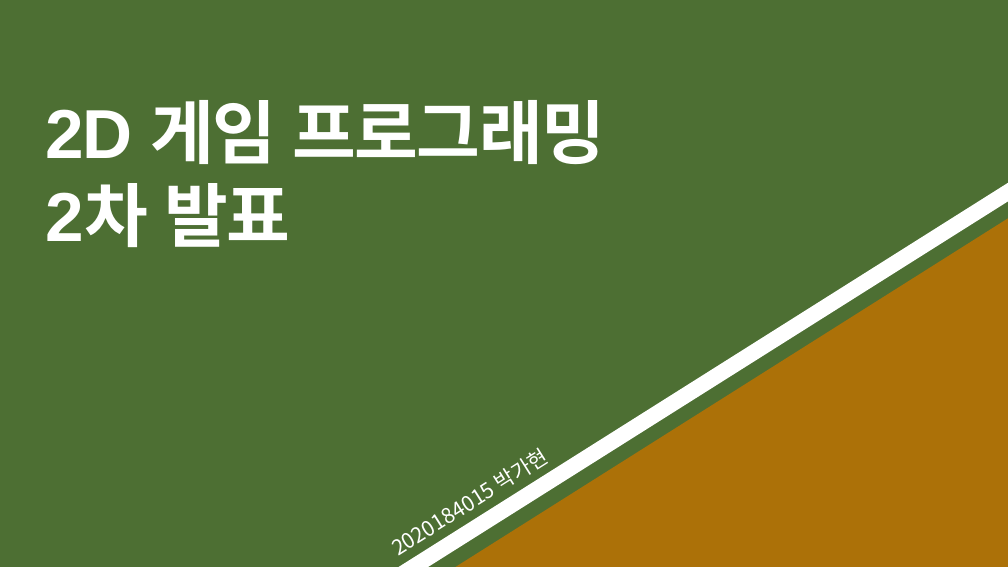
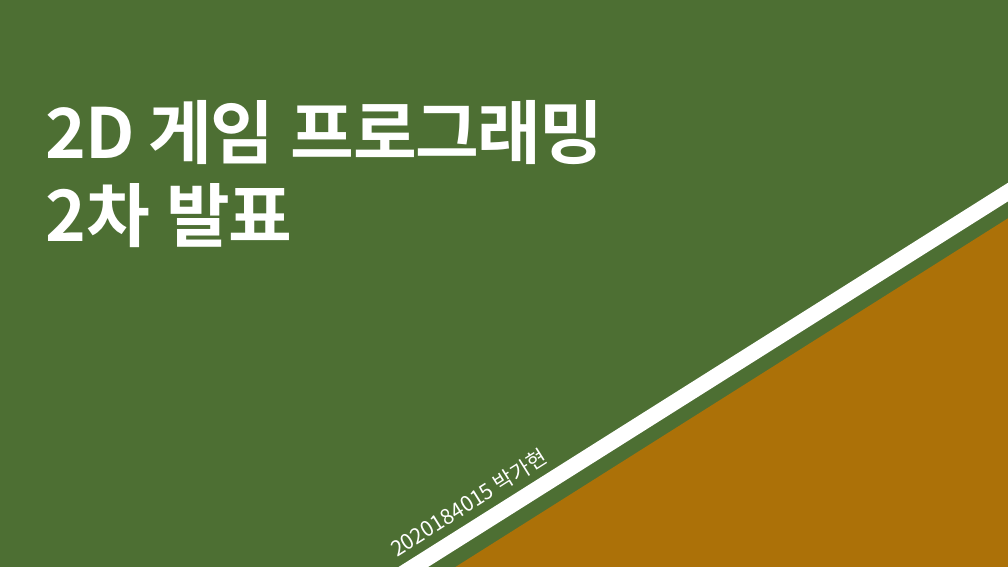
Before and after one commit to gahyun1129/2DGameProject, a slide deck: slide 1 of PPT/2DGP 2차 발표.pptx. Drawn at 1008x567 pixels with LibreOffice and Linux fonts; fonts in the diff are those of the drawing. Boxes give left, top, right and bottom in pixels: in the first picture for what was removed or moved away, otherwise in the second. Text is boxed around its words. In the diff, an @@ line names an element or a change of style, - is before the commit and + after.

```diff
--- a/PPT/2DGP 2차 발표.pptx
+++ b/PPT/2DGP 2차 발표.pptx
@@ text "2D 게임 프로그래밍" at (46, 100, 603, 247): font Arial to Noto Sans CJK KR @@
```
Also in this commit, not shown: 1 slide removed, 3 other files.
